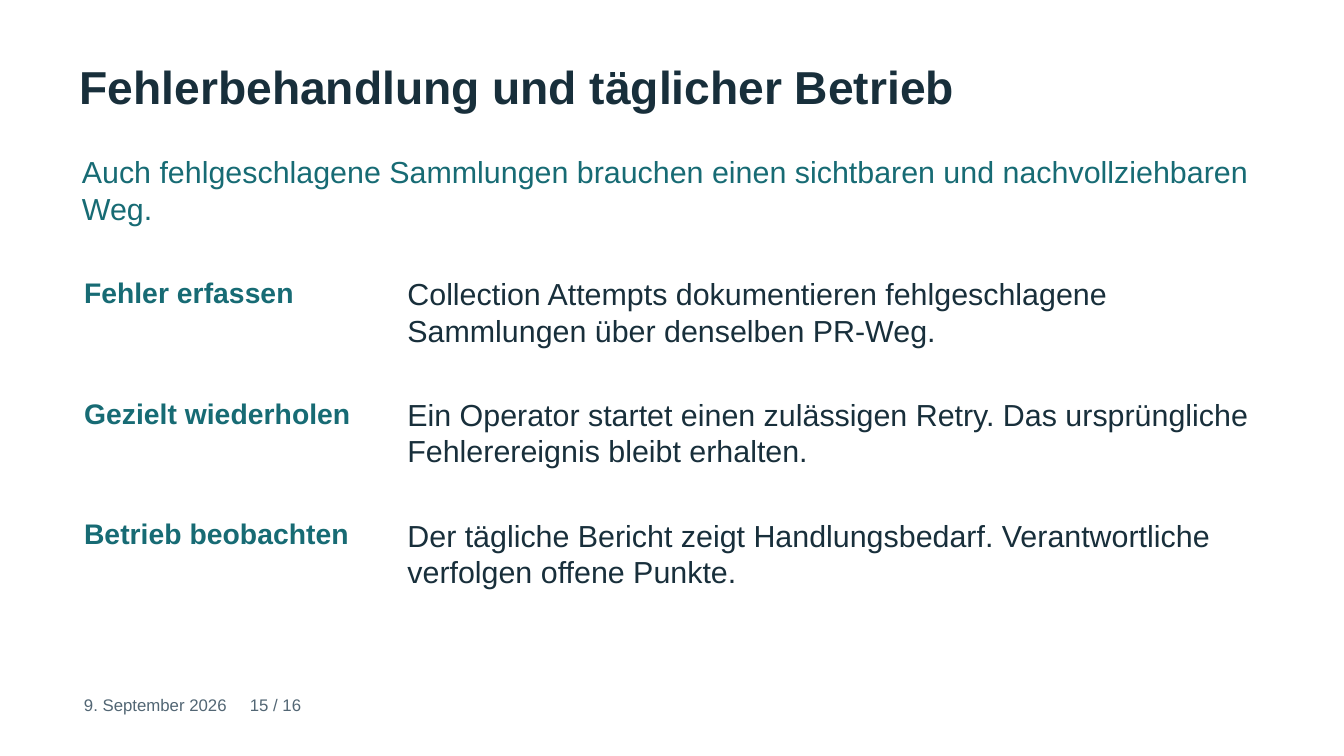
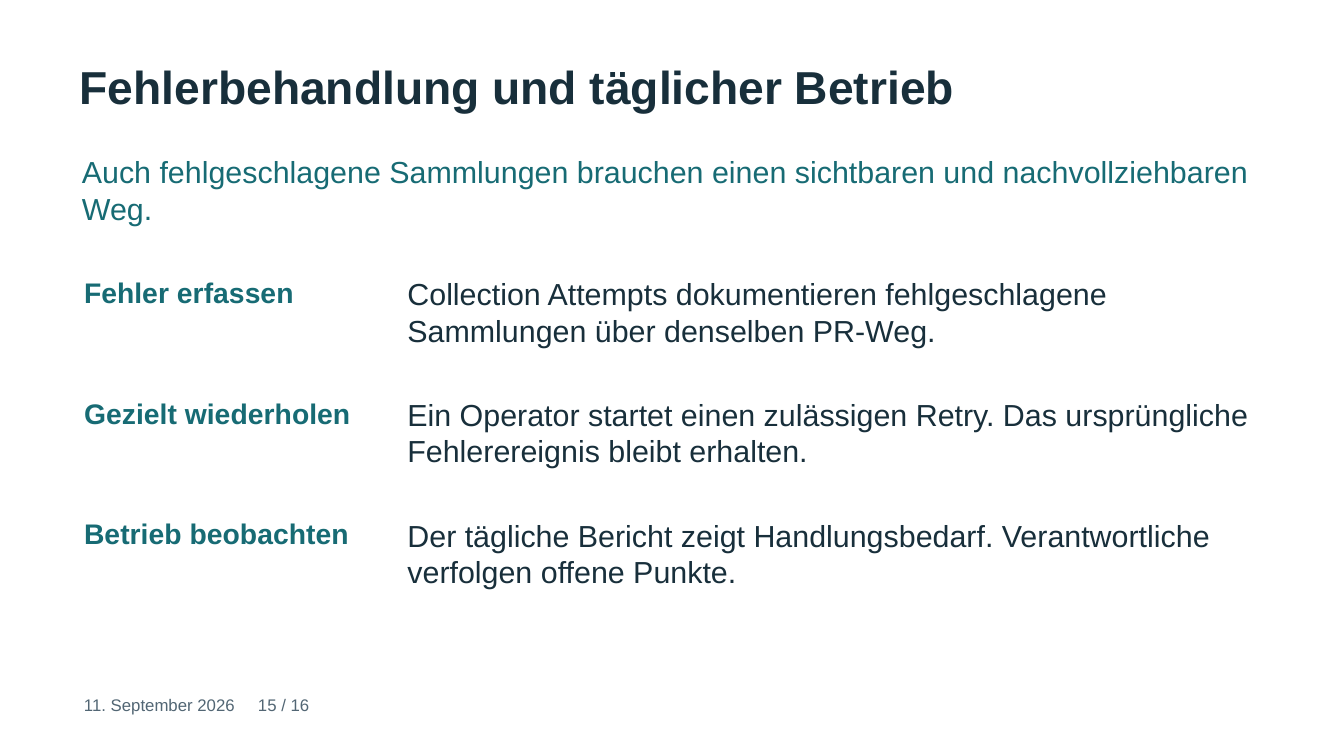
Before and after one commit to joku-dev/devsecops-governance-framework, a slide deck: slide 15 of docs/publishing/repository-walkthrough/files/repository-funktionsweise.pptx. Drawn at 1344x756 pixels with LibreOffice and Linux fonts; fonts in the diff are those of the drawing. Boxes give left, top, right and bottom in pixels: in the first picture for what was removed or moved away, otherwise in the second. Text is boxed around its words. In the diff, an @@ line names an element or a change of style, - is before the commit and + after.

Commit message:
docs: align documentation and publications with September evidence

```diff
--- a/docs/publishing/repository-walkthrough/files/repository-funktionsweise.pptx
+++ b/docs/publishing/repository-walkthrough/files/repository-funktionsweise.pptx
@@ text at bbox=[84, 699, 310, 715]: text changed @@
-9. September 2026 15 / 16
+11. September 2026 15 / 16
```
Also in this commit, not shown: 15 other slides changed, 59 other files.
